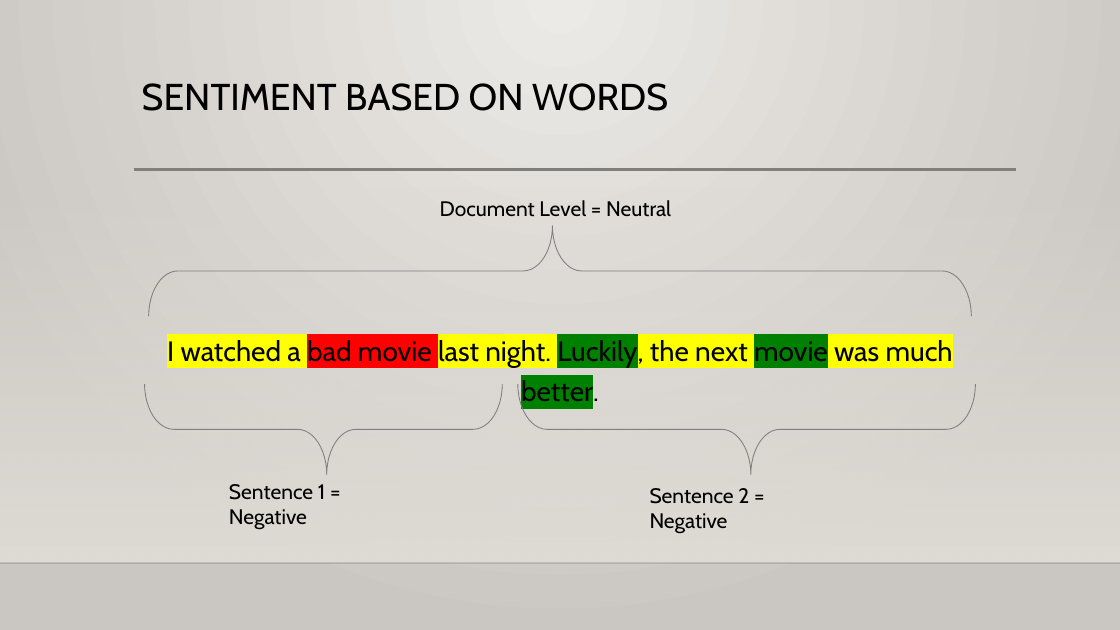
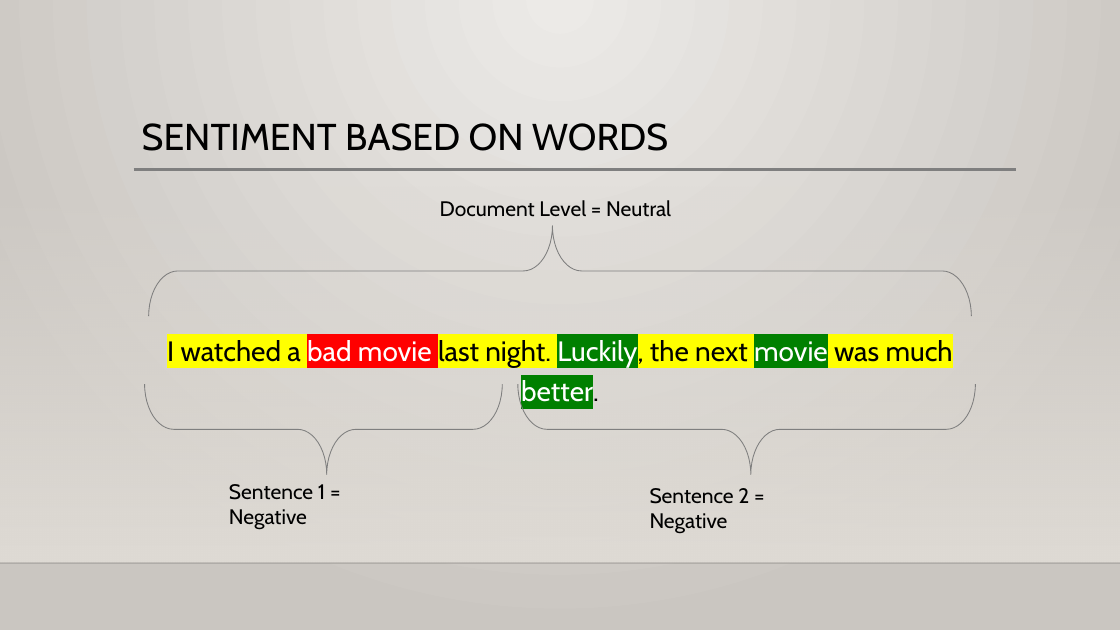
Before and after one commit to RobinRojowiec/workshop-simple-sentiment, a slide deck: slide 5 of presentation/simple_sentiment_analysis_workshop.pptx. Drawn at 1120x630 pixels with LibreOffice and Linux fonts; fonts in the diff are those of the drawing; background and template pictures are left out. Boxes give left, top, right and bottom in pixels: in the first picture for what was removed or moved away, otherwise in the second. Text is boxed around its words. In the diff, an @@ line names an element or a change of style, - is before the commit and + after.

```diff
--- a/presentation/simple_sentiment_analysis_workshop.pptx
+++ b/presentation/simple_sentiment_analysis_workshop.pptx
@@ title "SENTIMENT BASED ON WORDS": place and size @@
-title "SENTIMENT BASED ON WORDS" at bbox=[142, 83, 668, 111]
+title "SENTIMENT BASED ON WORDS" at bbox=[142, 123, 668, 151]
@@ text "I watched a bad movie ..." at bbox=[167, 337, 953, 367]: text colour #000000 to #FFFFFF in "bad movie Luckily, movie better." @@
```
Also in this commit, not shown: 6 other slides changed, 4 slides added, 1 slide removed, 1 other file.
